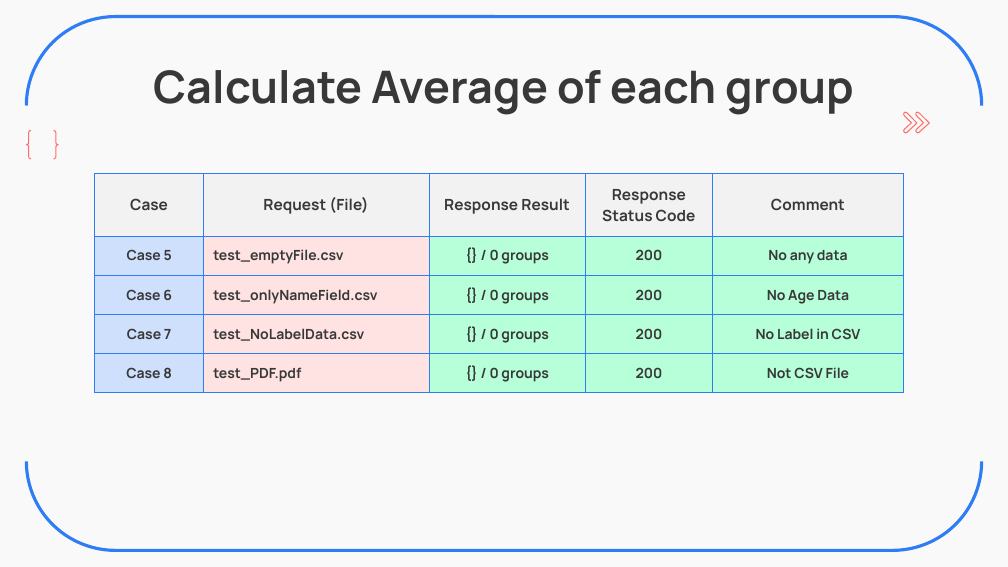
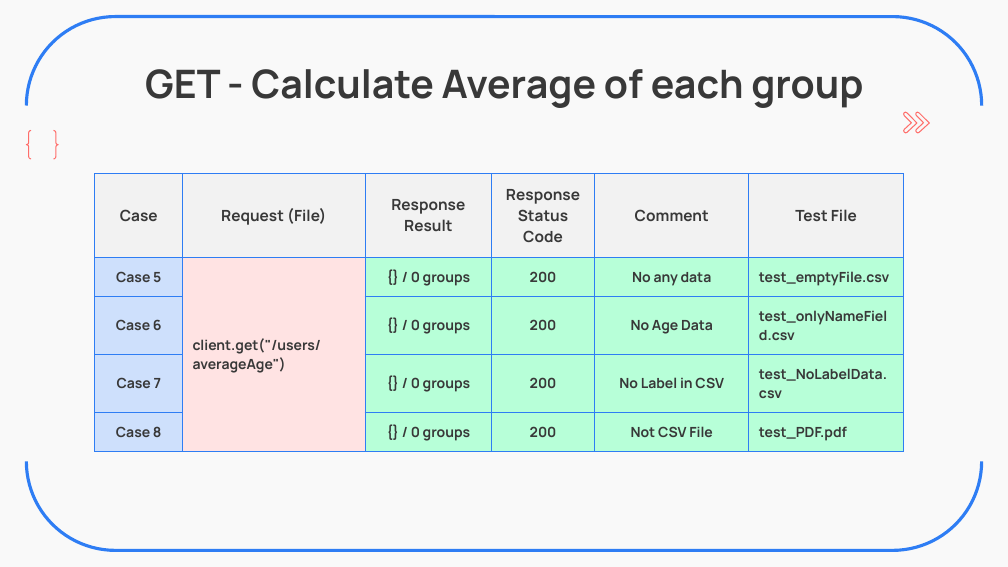
Before and after one commit to ZavierHuang/RESTFUL-API-DESIGN, a slide deck: slide 15 of 黃昱叡_SW2_Backend_Practice.pptx. Drawn at 1008x567 pixels with LibreOffice and Linux fonts; fonts in the diff are those of the drawing. Boxes give left, top, right and bottom in pixels: in the first picture for what was removed or moved away, otherwise in the second. Text is boxed around its words. In the diff, an @@ line names an element or a change of style, - is before the commit and + after.

```diff
--- a/黃昱叡_SW2_Backend_Practice.pptx
+++ b/黃昱叡_SW2_Backend_Practice.pptx
@@ title at (145, 69, 863, 108): text changed; size 32 to 28 pt @@
-Calculate Average of each group
+GET - Calculate Average of each group
@@ table at (95, 173, 902, 449) @@
-column 2: Request (File) | test_emptyFile.csv | test_onlyNameField.csv | test_NoLabelData.csv | test_PDF.pdf
+column 2: Request (File) | client.get("/users/averageAge") |  |  | 
+column 6: Test File | test_emptyFile.csv | test_onlyNameField.csv | test_NoLabelData.csv | test_PDF.pdf
```
Also in this commit, not shown: 14 other slides changed, 3 other files.
